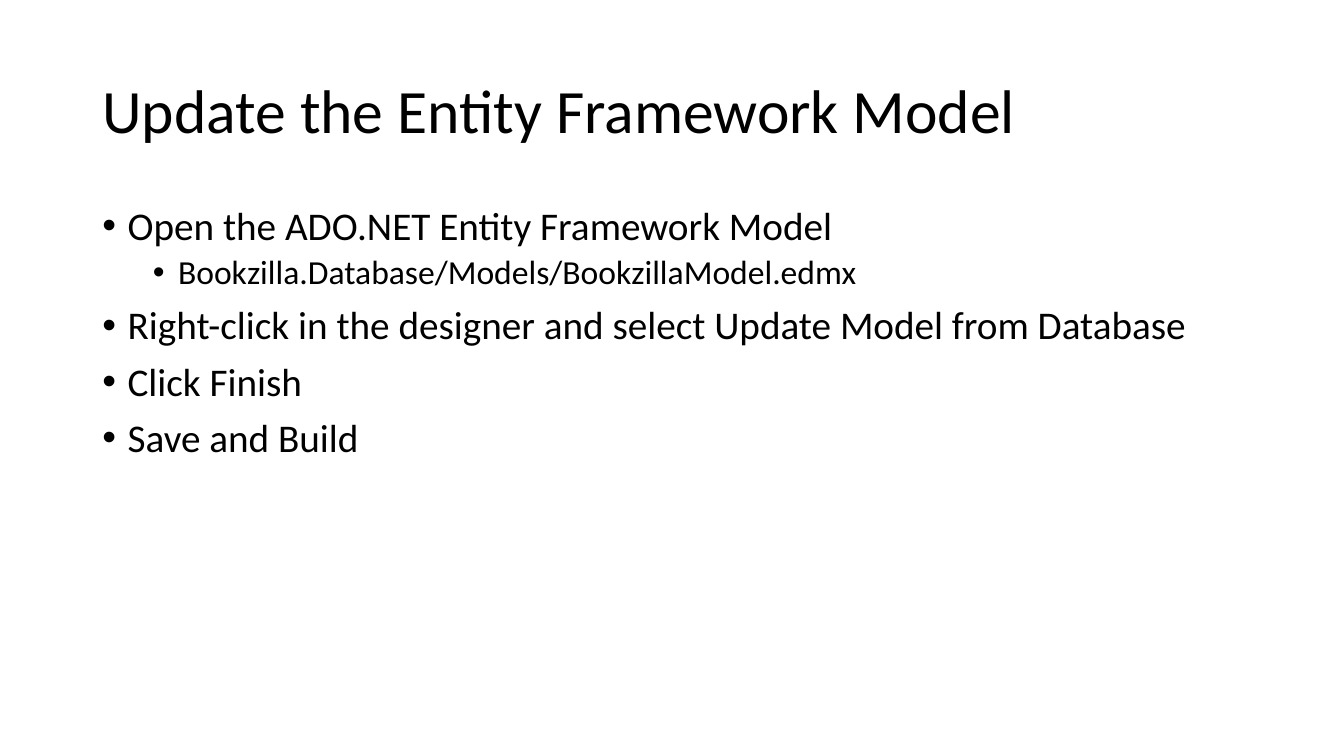
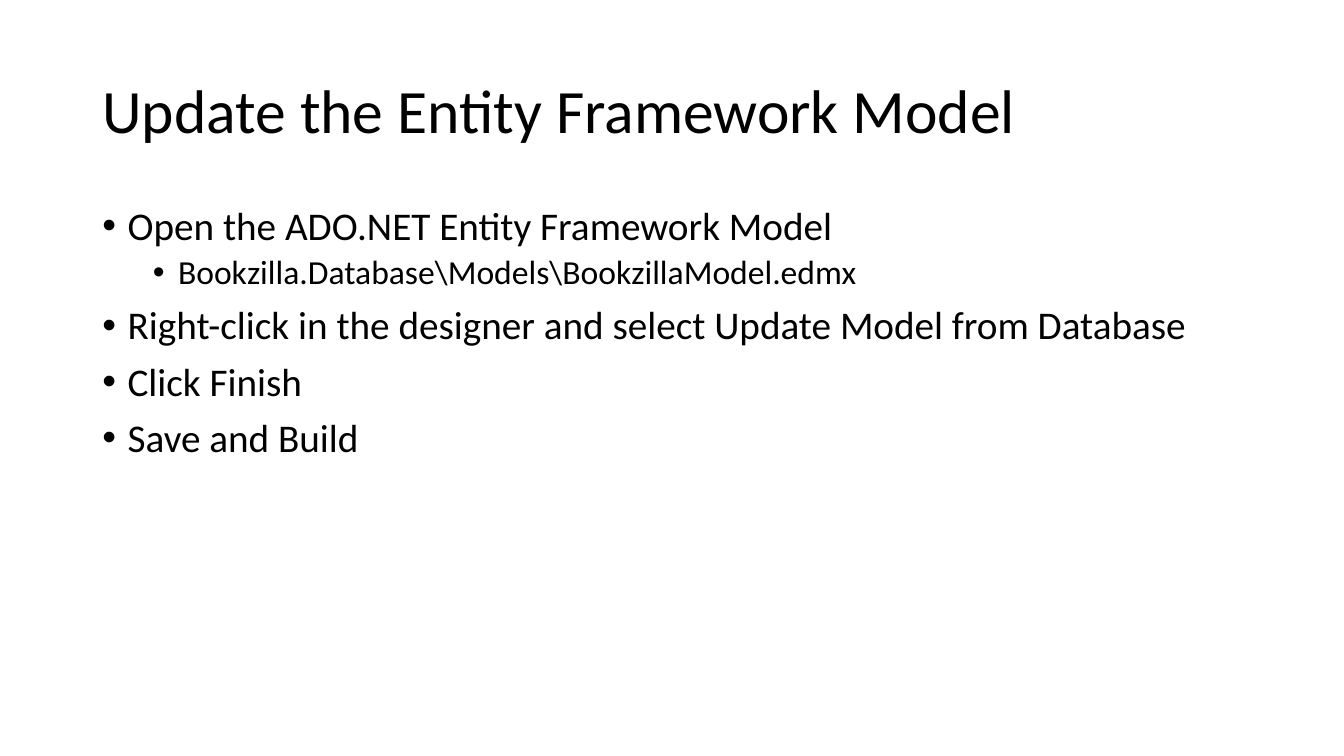
Before and after one commit to ShadowedMists/Bookzilla, a slide deck: slide 15 of UWG - Code and Load - 20181127.pptx. Drawn at 1344x756 pixels with LibreOffice and Linux fonts; fonts in the diff are those of the drawing. Boxes give left, top, right and bottom in pixels: in the first picture for what was removed or moved away, otherwise in the second. Text is boxed around its words. In the diff, an @@ line names an element or a change of style, - is before the commit and + after.

```diff
--- a/UWG - Code and Load - 20181127.pptx
+++ b/UWG - Code and Load - 20181127.pptx
@@ text at (178, 260, 856, 286): text changed @@
-  • Bookzilla.Database/Models/BookzillaModel.edmx
+  • Bookzilla.Database\Models\BookzillaModel.edmx
```
Also in this commit, not shown: 2 other slides changed, 1 slide added.
